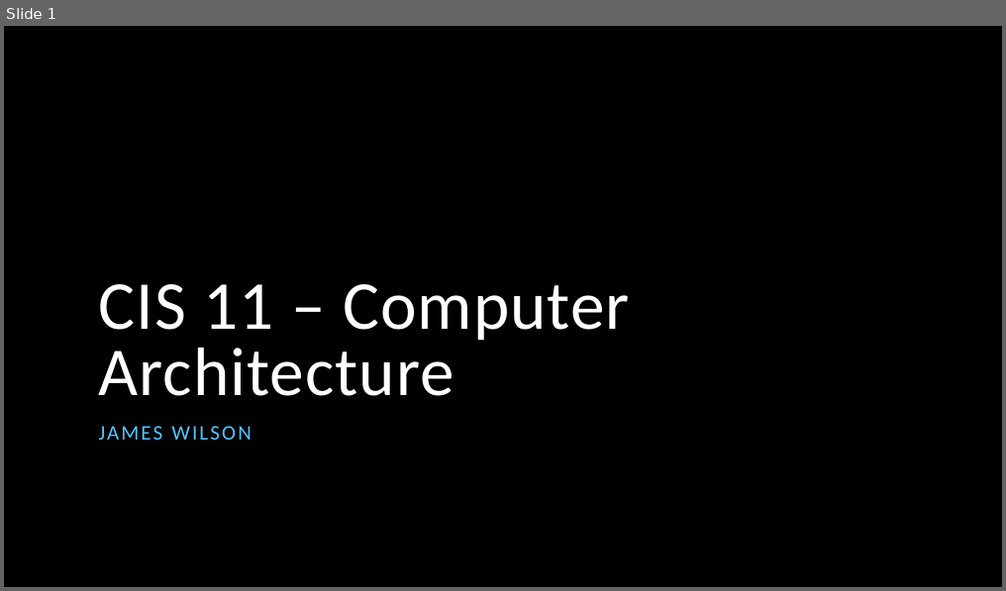
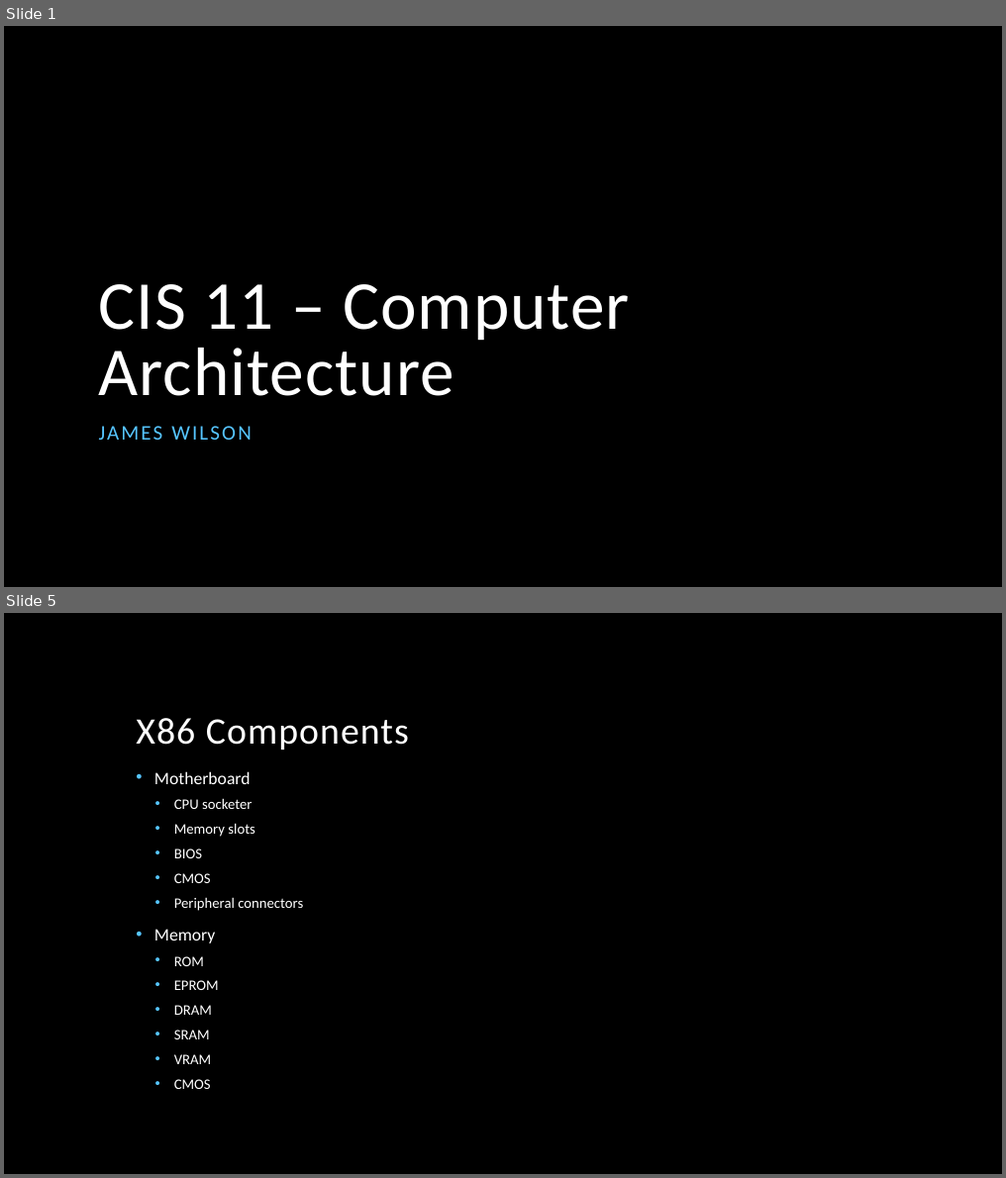
Before and after one commit to jameswilson281/CIS---11-Assembly-Programming, a slide deck: Week 2/02 - x86 Processor Achitecture.pptx. Shown one above the other, each under a label of ours: slide 1 before the commit, slides 1 and 5 after it; the slides between them are not shown. The pictures are 1006x591 and 1006x1178 pixels, drawn with LibreOffice and Linux fonts; fonts in the diff are those of the drawing; background and template pictures are left out. Boxes give left, top, right and bottom in pixels: in the first picture for what was removed or moved away, otherwise in the second. Text is boxed around its words. In the diff, an @@ line names an element or a change of style, - is before the commit and + after.

```diff
--- a/Week 2/02 - x86 Processor Achitecture.pptx
+++ b/Week 2/02 - x86 Processor Achitecture.pptx
@@ slide 5 added at (x1=4, y1=613, x2=1002, y2=1174), background picture (left out) @@
@@ title added at (x1=136, y1=718, x2=409, y2=750), 36 pt, text #FFFFFF @@
+X86 Components
@@ text added at (x1=154, y1=771, x2=303, y2=1089), 14 pt, text #FFFFFF @@
+• Motherboard
+  • CPU socketer
+  • Memory slots
+  • BIOS
+  • CMOS
+  • Peripheral connectors
+• Memory
+  • ROM
+  • EPROM
+  • DRAM
+  • SRAM
+  • VRAM
+  • CMOS
```
Also in this commit, not shown: 4 other slides added, 2 other files.
